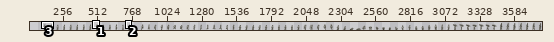
File history of a pixel-art file, support/seraphina-table-48-48.aseprite. Above: a wide view before the commit, with the close-up outlined.
Close-up. Earlier state:
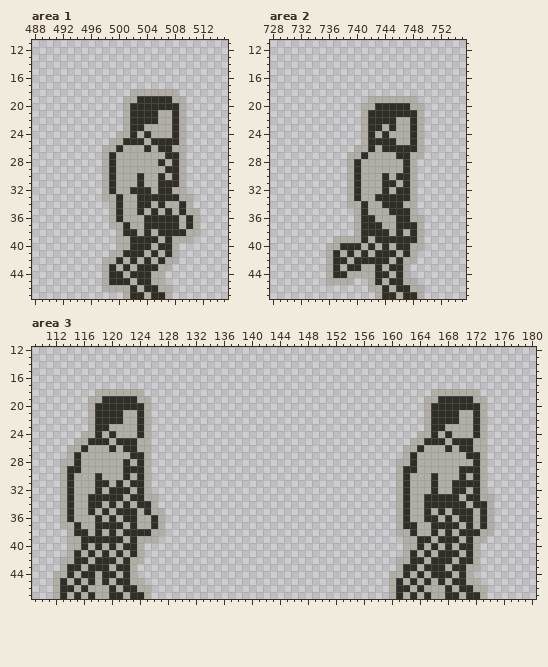
3696x48 pixels, 1 frame. Shown: area 1: x 488..515, y 11..47; area 2: x 728..755, y 11..47; area 3: x 109..180, y 12..47. The old version is drawn lined up with the new one, on the new canvas. The wide view leaves out empty margins. The commit also changed other parts of the picture, which this record leaves out.
New version:
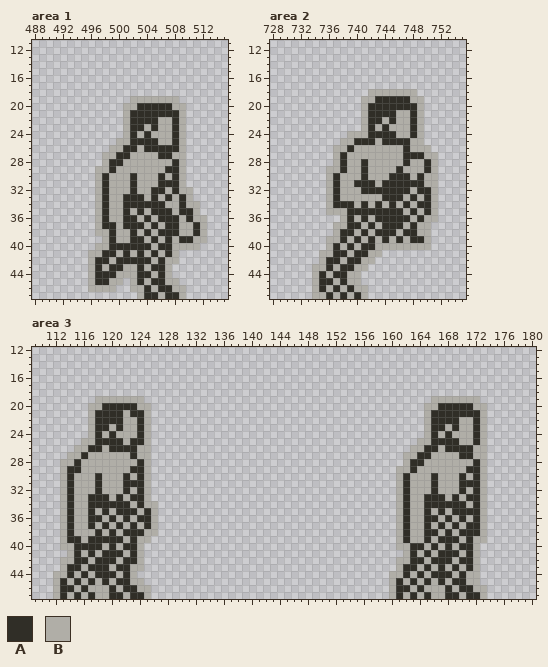
Palette (. is transparent): A #302e27  B #b0aea7
Changes in this commit:
canvas 3696x48 -> 3792x48, the old top-left corner now at 96,0
--- area 1
@@ x 488..515 @@
 17 ............................
-18 ..............BBBBBBB.......
-19 .............BBAAAAABB......
-20 .............BAAAAAAAB......
-21 .............BAAAABBAB......
+18 ............................
+19 ..............BBBBBBB.......
+20 .............BBAAAAABB......
+21 .............BAAAAAAAB......
 22 .............BAAAABBAB......
-23 .............BAABBBBAB......
-24 ............BBABABBBAB......
-25 ...........BBAAABAAAAB......
-26 ..........BBABBBABAABB......
-27 ..........BABBBBBBBAAB......
-28 ..........BABBBBBBABAB......
-29 ..........BABBBBBBBAAB......
-30 ..........BABBBABBABAB......
-31 ..........BABBBABBAAAB......
-32 ..........BABBAAABAABB......
-33 ..........BBABBAAAAAABB.....
-34 ...........BABBAABABBAB.....
-35 ...........BABBABABABABB....
-36 ...........BABBBAAAAABAB....
-37 ...........BBABBAAAAABAB....
-38 ............BAABABAAAABB....
-39 ............BBAAAABABBB.....
-40 ............BBAAABAAB.......
-41 ...........BBAAABABAB.......
-42 ..........BBABABABABB.......
-43 ..........BABABAAABB........
-44 ..........BAABAAABB.........
-45 ..........BAAABAABB.........
-46 ..........BBBBABAABB........
-47 .............BAABAAB........
+23 .............BAABABBAB......
+24 .............BABABBBAB......
+25 ............BBAAAABBAB......
+26 ...........BBAABAAAAAB......
+27 ..........BBAABBBBAABB......
+28 ..........BAABBBBBBBAB......
+29 .........BBABBBBBBBAAB......
+30 .........BABBBABBBABAB......
+31 .........BABBBABBBAAAB......
+32 .........BABBBABBAABABB.....
+33 .........BABBAAABABABAB.....
+34 .........BABBAAAAAABBABB....
+35 .........BABBABABAAABAAB....
+36 .........BABBAABABAAABABB...
+37 .........BAABAAABABAABBAB...
+38 .........BBABBABABAAABBAB...
+39 ..........BABBAABABABAABB...
+40 .........BBAAAAAABAABBBB....
+41 ........BBAABABABABAB.......
+42 ........BAABAAAAABABB.......
+43 ........BABAABBABAAB........
+44 ........BAAABBBAABAB........
+45 ........BAABB.BABAABB.......
+46 ........BBBB..BBABAABB......
+47 ...............BAABAAB......
--- area 2
@@ x 728..755 @@
 17 ............................
-18 ............................
-19 ..............BBBBBBB.......
-20 .............BBAAAAABB......
-21 .............BAAAAAAAB......
-22 .............BAAAABBAB......
-23 .............BAABABBAB......
-24 .............BABABBBAB......
-25 .............BAAAABBAB......
-26 ............BBABAAAAAB......
-27 ...........BBABBBBAABB......
-28 ...........BABBBBBBAB.......
-29 ...........BABBBBBBAB.......
-30 ...........BABBBABAAB.......
-31 ...........BABBBAABAB.......
-32 ...........BABBBABAAB.......
-33 ...........BABBAAAAAB.......
-34 ...........BBABBAAABB.......
-35 ............BABBBAAAB.......
-36 ............BAABBBAABB......
-37 ............BAAABBAAAB......
-38 ............BAAAABABAB......
-39 .........BBBBABAAAAAAB......
-40 ........BBAAABABABAABB......
-41 ........BABABABAAABAB.......
-42 ........BAABAAAAABABB.......
-43 ........BABAABBABAAB........
-44 ........BAABBBBAABAB........
-45 ........BBBB..BABAABB.......
-46 ..............BBABAABB......
-47 ...............BAABAAB......
+18 ..............BBBBBBB.......
+19 .............BBAAAAABB......
+20 .............BAAAAAAAB......
+21 .............BAAAABBAB......
+22 .............BAABABBAB......
+23 .............BABABBBAB......
+24 ...........BBBAAAABBAB......
+25 ..........BBAAABAAAABB......
+26 .........BBABBBBBBBABBB.....
+27 .........BABBBBBBBBAAABB....
+28 .........BABBABBBBBABBAB....
+29 ........BBABBABBBBABBBAB....
+30 ........BABBBABBBAAABABB....
+31 ........BABBAAABAAAAAABB....
+32 ........BABBBAAAAAAABAAB....
+33 ........BABBBBBBAAABABAB....
+34 ........BAAABABABABABAAB....
+35 ........BBBAAAAAAAABABAB....
+36 ..........BABABAAAAABABB....
+37 .........BBAABABAAABABB.....
+38 .........BAABABAAABAABB.....
+39 ........BBABABABABABAAB.....
+40 ........BABABAABBBBBBBB.....
+41 .......BBAABAABB............
+42 .......BAABAABB.............
+43 ......BBABAABB..............
+44 ......BABAABB...............
+45 ......BAABABB...............
+46 ......BABABABB..............
+47 ......BBABABAB..............
--- area 3
@@ x 109..180 @@
 17 ........................................................................
-18 .........BBBBBBB.........................................BBBBBBB........
-19 ........BBAAAAABB.......................................BBAAAAABB.......
-20 ........BAAAAAAAB.......................................BAAAAAAAB.......
-21 ........BAAAABBAB.......................................BAAAABBAB.......
+18 ........................................................................
+19 .........BBBBBBB.........................................BBBBBBB........
+20 ........BBAAAAABB.......................................BBAAAAABB.......
+21 ........BAAAABAAB.......................................BAAAAAAAB.......
 22 ........BAAAABBAB.......................................BAAAABBAB.......
-23 ........BAABBBBAB.......................................BAABBBBAB.......
-24 .......BBABABBBAB......................................BBABABBBAB.......
-25 ......BBAAABAAABB.....................................BBAAABAAABB.......
-26 .....BBABBBABAABB....................................BBABBBABAABB.......
-27 .....BABBBBBBBAAB....................................BABBBBBBBAAB.......
-28 ....BBABBBBBBABAB...................................BBABBBBBBBBAB.......
-29 ....BAABBBBBBAAAB...................................BAABBBBBBAAAB.......
+23 ........BAABABBAB.......................................BAABABBAB.......
+24 ........BABABBBAB.......................................BABABBBAB.......
+25 .......BBAAAABAAB......................................BBAAAABBAB.......
+26 ......BBAABAAAABB.....................................BBAABAAAABB.......
+27 .....BBABBBBBBABB....................................BBAABBBBAABB.......
+28 ....BBABBBBBBBBAB....................................BAABBBBBBBAB.......
+29 ....BAABBBBBBBAAB...................................BBABBBBBBBAAB.......
 30 ....BABBBABBBABAB...................................BABBBABBBABAB.......
-31 ....BABBBAABABAAB...................................BABBBABBAAAAB.......
-32 ....BABBBABAAABAB...................................BABBBABBAABAB.......
-33 ....BABBAAAAABAABB..................................BABBAAAAABAABB......
-34 ....BABBAABABABAAB..................................BABBAAAAAABAAB......
-35 ....BABBABABAAABABB.................................BABBABABAAABAB......
-36 ....BABBBABABAABBAB.................................BABBAABABAABAB......
-37 ....BBABBAAAABABBAB.................................BAABBAAAABABAB......
-38 .....BAABABABAAAABB.................................BBABBABABAAABB......
-39 .....BBAAAAAABABBB...................................BBAABAAABABB.......
-40 .....BBABABABAAB.....................................BBABABABAAB........
-41 .....BABABABABAB.....................................BABABAAABAB........
-42 ....BBAABAAABABB....................................BBAABAAABAAB........
-43 ....BAABAAABAAB.....................................BAABAAABAABB........
-44 ...BBABAABAABAB....................................BBABABAAABAB.........
+31 ....BABBBABBBAAAB...................................BABBBABBBAAAB.......
+32 ....BABBBABBBABAB...................................BABBBABBBABAB.......
+33 ....BABBAAABABAAB...................................BABBAAABABAAB.......
+34 ....BABBAAAAAABABB..................................BABBAAAAAABAB.......
+35 ....BABBABABAAABAB..................................BABBABABAAAAB.......
+36 ....BABBAABABABAAB..................................BABBAABABABAB.......
+37 ....BABBABABABABAB..................................BABBABABABAAB.......
+38 ....BABBBABABAAABB..................................BABBAABABAAAB.......
+39 ....BAABAAAAABABB...................................BABBABAAABABB.......
+40 ....BBAAAABABAAB....................................BBAABABABAAB........
+41 .....BABABAAABAB.....................................BABABAAABAB........
+42 ....BBAABAAABAAB....................................BBAABAAABAAB........
+43 ....BAABAAABAABB....................................BAABABABABAB........
+44 ...BBABABAAABAB....................................BBABABAAABABB........
 45 ...BABABABABAABB...................................BABABABABAABB........
Pixel boxes of the changes (left, top, right, bottom) in both close-ups:
changed: (88, 89, 207, 299)
changed: (312, 89, 438, 299)
changed: (60, 389, 165, 578)
changed: (396, 389, 494, 578)
